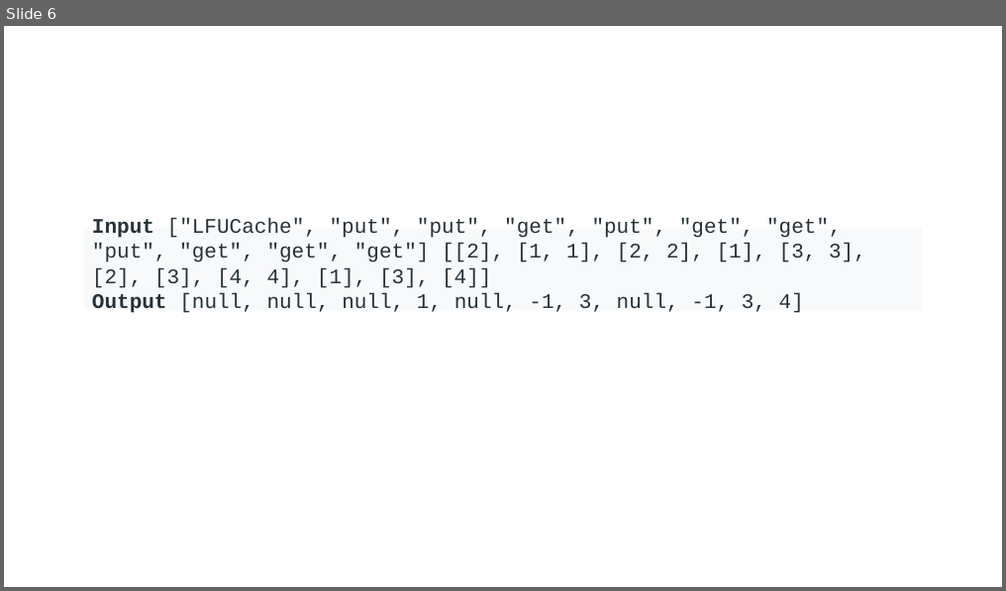
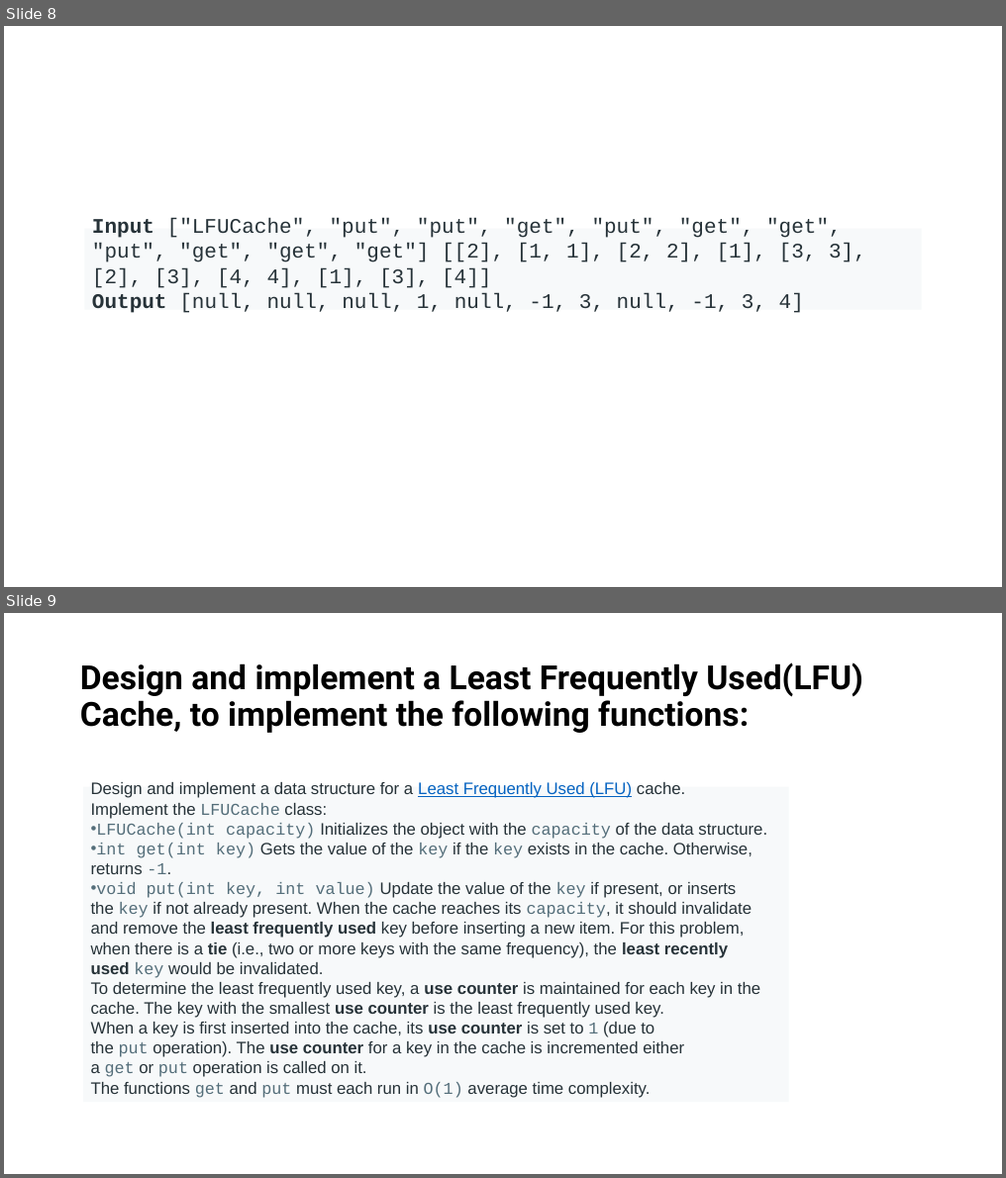
Before and after one commit to Upasana1216/DSA30, a slide deck: Theory/Queue.pptx. Shown one above the other, each under a label of ours: slide 6 before the commit, slides 8 and 9 after it. The pictures are 1006x591 and 1006x1178 pixels, drawn with LibreOffice and Linux fonts; fonts in the diff are those of the drawing. Boxes give left, top, right and bottom in pixels: in the first picture for what was removed or moved away, otherwise in the second. Text is boxed around its words. In the diff, an @@ line names an element or a change of style, - is before the commit and + after.

```diff
--- a/Theory/Queue.pptx
+++ b/Theory/Queue.pptx
@@ slide 9 added at bbox=[4, 613, 1002, 1174], background #FFFFFF @@
@@ title added at bbox=[80, 663, 863, 733], 32 pt, text #000000, bold @@
+Design and implement a Least Frequently Used(LFU) Cache, to implement the following functions:
@@ rectangle added at bbox=[83, 786, 789, 1102], fill #F7F9FA, 16 pt, text #263238 @@
+Design and implement a data structure for a Least Frequently Used (LFU) cache.
+Implement the LFUCache class:
+• LFUCache(int capacity) Initializes the object with the capacity of the data structure.
+• int get(int key) Gets the value of the key if the key exists in the cache. Otherwise, returns -1.
+• void put(int key, int value) Update the value of the key if present, or inserts the key if not already present. When the cache reaches its capacity, it should invalidate and remove the least frequently used key before inserting a new item. For this problem, when there is a tie (i.e., two or more keys with the same frequency), the least recently used key would be invalidated.
+To determine the least frequently used key, a use counter is maintained for each key in the cache. The key with the smallest use counter is the least frequently used key.
+When a key is first inserted into the cache, its use counter is set to 1 (due to the put operation). The use counter for a key in the cache is incremented either a get or put operation is called on it.
+The functions get and put must each run in O(1) average time complexity.
@@ what was slide 6 is now slide 8 @@
```
Also in this commit, not shown: 1 slide changed, 3 other slides added, 28 other files.
